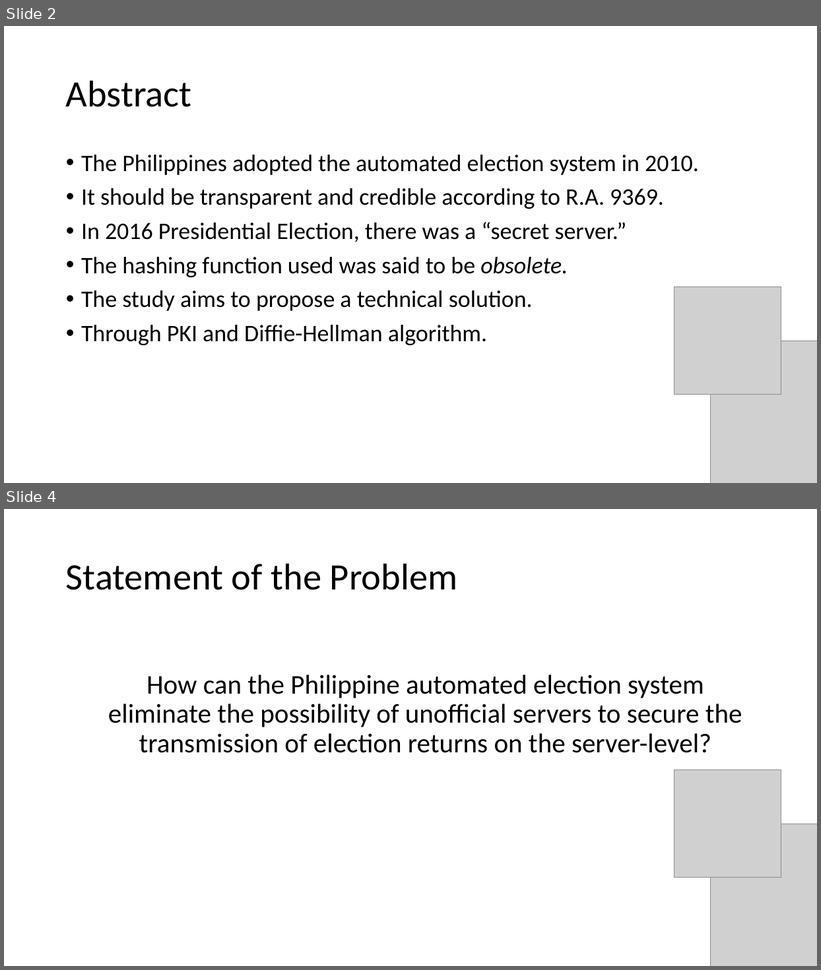
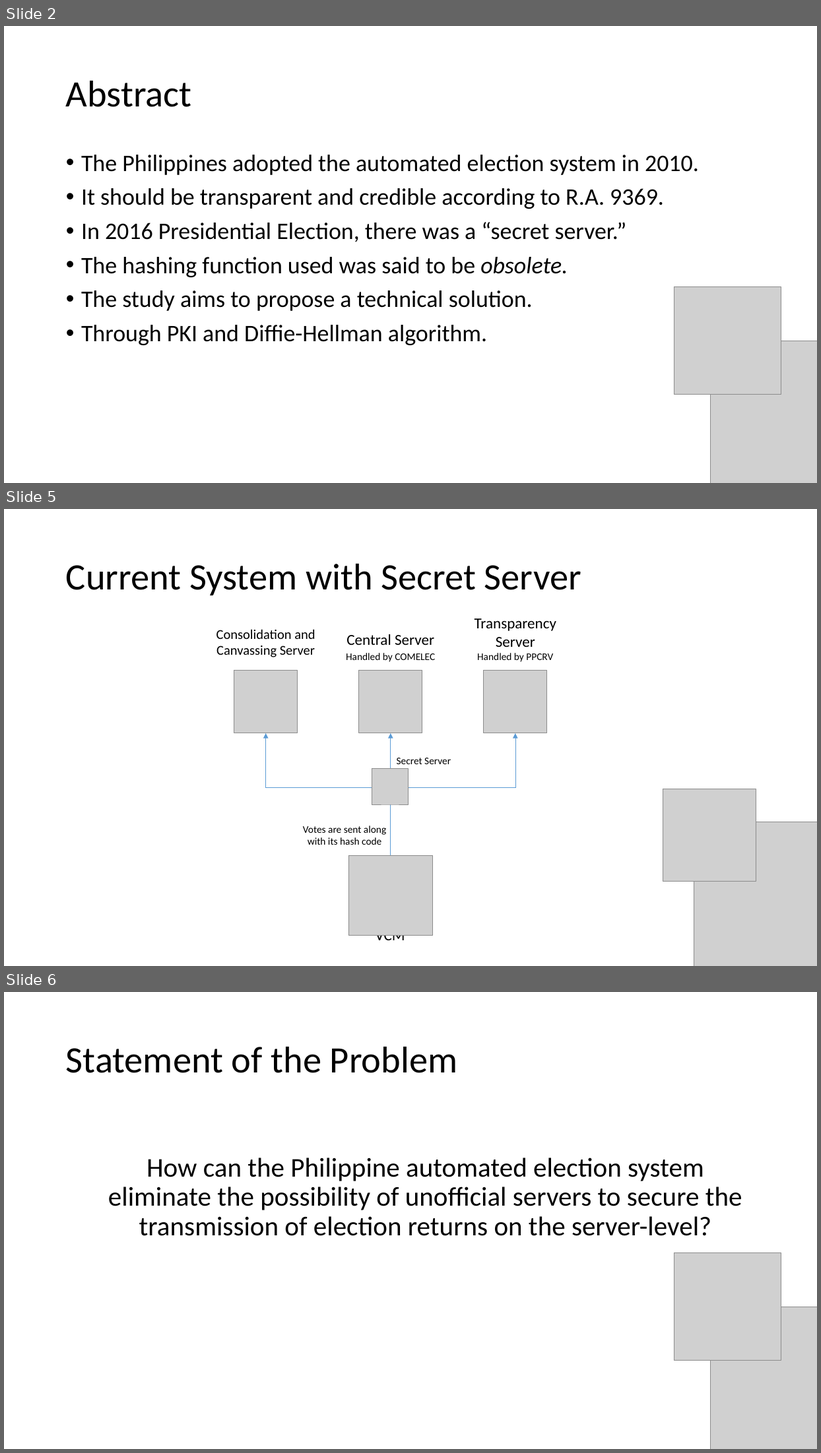
Before and after one commit to seans888/Project---Automate-Election, a slide deck: Documentation/Research Paper/CSPROJ Presentation.pptx. Shown one above the other, each under a label of ours: slides 2 and 4 before the commit, slides 2, 5 and 6 after it; the slides between them are not shown. The pictures are 821x970 and 821x1453 pixels, drawn with LibreOffice and Linux fonts; fonts in the diff are those of the drawing; grey boxes stand for pictures. Boxes give left, top, right and bottom in pixels: in the first picture for what was removed or moved away, otherwise in the second. Text is boxed around its words. In the diff, an @@ line names an element or a change of style, - is before the commit and + after.

```diff
--- a/Documentation/Research Paper/CSPROJ Presentation.pptx
+++ b/Documentation/Research Paper/CSPROJ Presentation.pptx
@@ slide 5 added at bbox=[4, 509, 817, 966], background #FFFFFF @@
@@ title added at bbox=[66, 563, 582, 595], 44 pt, text #000000 @@
+Current System with Secret Server
@@ text added at bbox=[475, 619, 556, 647], 18 pt, text #000000 @@
+Transparency Server
@@ text added at bbox=[217, 629, 315, 657], 16 pt, text #000000 @@
+Consolidation and Canvassing Server
@@ text added at bbox=[347, 634, 434, 645], 18 pt, text #000000 @@
+Central Server
@@ text added at bbox=[346, 653, 435, 662], 12 pt, text #000000 @@
+Handled by COMELEC
@@ text added at bbox=[477, 653, 553, 662], 12 pt, text #000000 @@
+Handled by PPCRV
@@ picture added at bbox=[234, 670, 298, 733] @@
@@ picture added at bbox=[359, 670, 422, 733] @@
@@ picture added at bbox=[484, 670, 547, 733] @@
@@ elbow arrow added from (391, 788) to (265, 733), #5B9BD5 0.5 pt @@
@@ arrow added from (391, 883) to (391, 733), #5B9BD5 0.5 pt @@
@@ elbow arrow added from (391, 788) to (516, 733), #5B9BD5 0.5 pt @@
@@ text added at bbox=[397, 758, 451, 764], 12 pt, text #000000 @@
+Secret Server
@@ picture added at bbox=[372, 769, 409, 805] @@
@@ picture added at bbox=[663, 789, 756, 882] @@
@@ picture added at bbox=[694, 823, 817, 966] @@
@@ text added at bbox=[303, 826, 386, 845], 12 pt, text #000000 @@
+Votes are sent along with its hash code
@@ picture added at bbox=[349, 855, 433, 936] @@
@@ text added at bbox=[376, 935, 405, 945], 18 pt, text #000000 @@
+VCM
@@ what was slide 4 is now slide 6 @@
```
Also in this commit, not shown: 1 slide changed, 1 other slide added, 2 other files.
